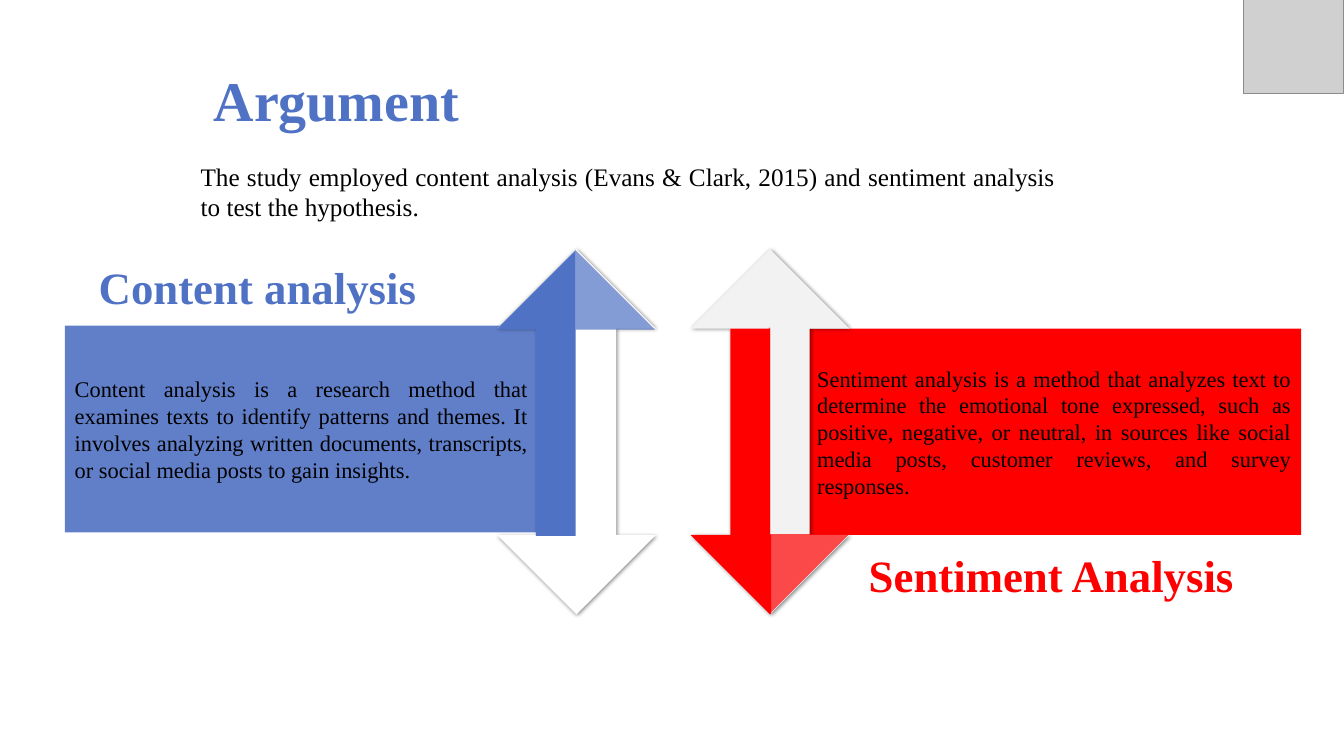
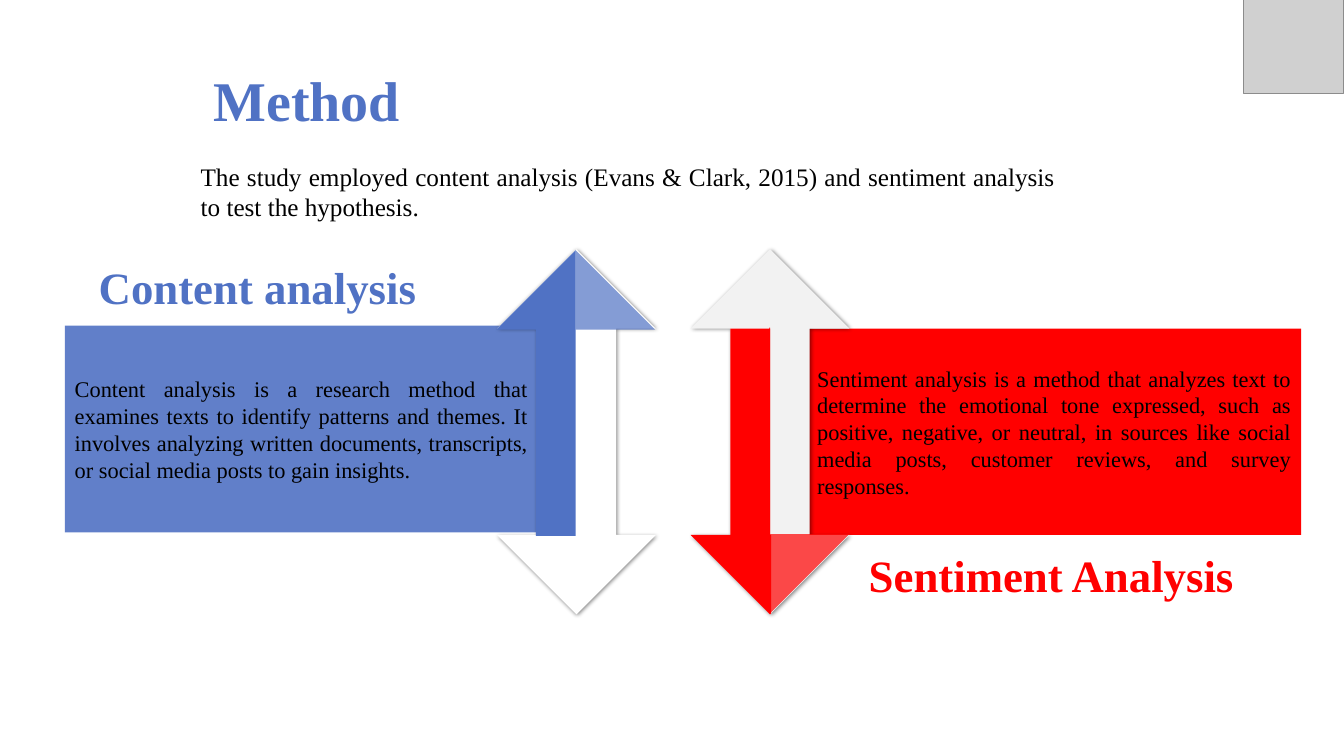
Before and after one commit to Saboor-Hamedi/Master-Thesis, a slide deck: slide 10 of thesis presentation/Thesis Presetation.pptx. Drawn at 1344x756 pixels with LibreOffice and Linux fonts; fonts in the diff are those of the drawing; grey boxes stand for pictures; background and template pictures are left out. Boxes give left, top, right and bottom in pixels: in the first picture for what was removed or moved away, otherwise in the second. Text is boxed around its words. In the diff, an @@ line names an element or a change of style, - is before the commit and + after.

```diff
--- a/thesis presentation/Thesis Presetation.pptx
+++ b/thesis presentation/Thesis Presetation.pptx
@@ text at <box>214,82,400,122</box>: text changed @@
-Argument
+Method
```
Also in this commit, not shown: 4 other slides changed, 4 other files.
